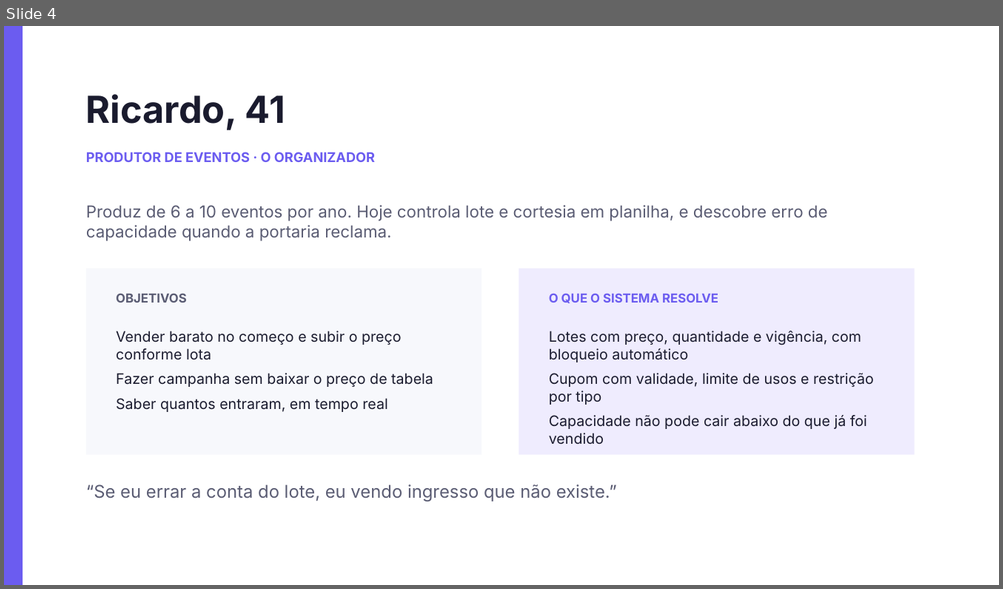
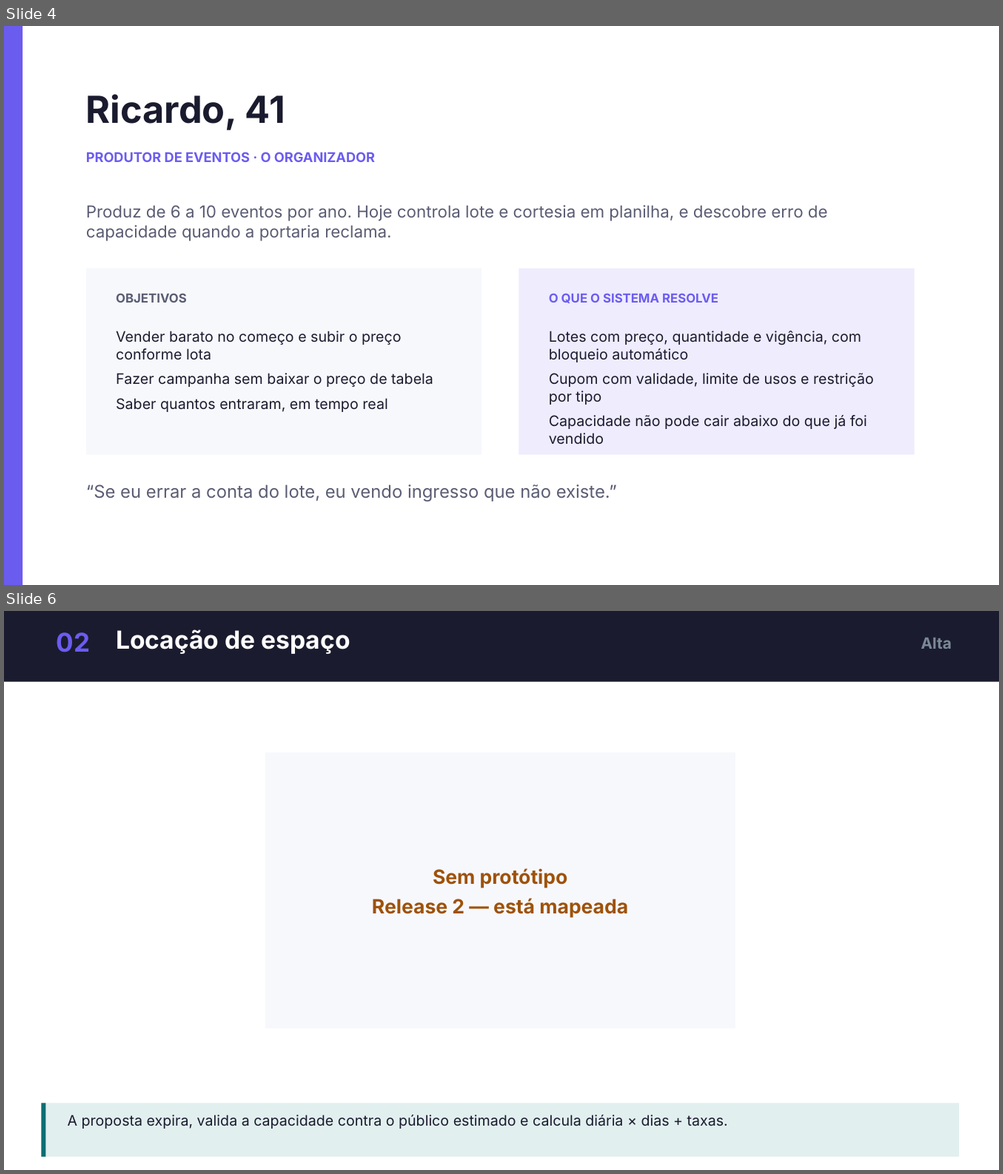
Before and after one commit to dudumalheiros/BilhetePass, a slide deck: docs/slides/BilhetePass-apresentacao.pptx. Shown one above the other, each under a label of ours: slide 4 before the commit, slides 4 and 6 after it; the slides between them are not shown. The pictures are 1003x589 and 1003x1174 pixels, drawn with LibreOffice and Linux fonts; fonts in the diff are those of the drawing. Boxes give left, top, right and bottom in pixels: in the first picture for what was removed or moved away, otherwise in the second. Text is boxed around its words. In the diff, an @@ line names an element or a change of style, - is before the commit and + after.

```diff
--- a/docs/slides/BilhetePass-apresentacao.pptx
+++ b/docs/slides/BilhetePass-apresentacao.pptx
@@ slide 6 added at (x1=4, y1=611, x2=999, y2=1170), background #FFFFFF @@
@@ rectangle added at (x1=4, y1=611, x2=999, y2=682), fill #1A1B2E @@
@@ text added at (x1=57, y1=632, x2=91, y2=652), 25 pt, text #6B5CF0, bold @@
+02
@@ text added at (x1=116, y1=629, x2=350, y2=654), 24 pt, text #FFFFFF, bold @@
+Locação de espaço
@@ text added at (x1=921, y1=638, x2=952, y2=649), 15 pt, text #7B8997, bold @@
+Alta
@@ rectangle added at (x1=265, y1=753, x2=735, y2=1029), fill #F7F8FC @@
@@ text added at (x1=372, y1=869, x2=628, y2=918), 19 pt, text #9E520A, bold @@
+Sem protótipo
+Release 2 — está mapeada
@@ rectangle added at (x1=41, y1=1103, x2=959, y2=1157), fill #E2EFEF @@
@@ rectangle added at (x1=41, y1=1103, x2=45, y2=1157), fill #0B6E73 @@
@@ text added at (x1=68, y1=1115, x2=728, y2=1129), 14 pt, text #1A1B2E @@
+A proposta expira, valida a capacidade contra o público estimado e calcula diária × dias + taxas.
```
Also in this commit, not shown: 6 slides changed, 8 other slides added, 9 slides removed.
